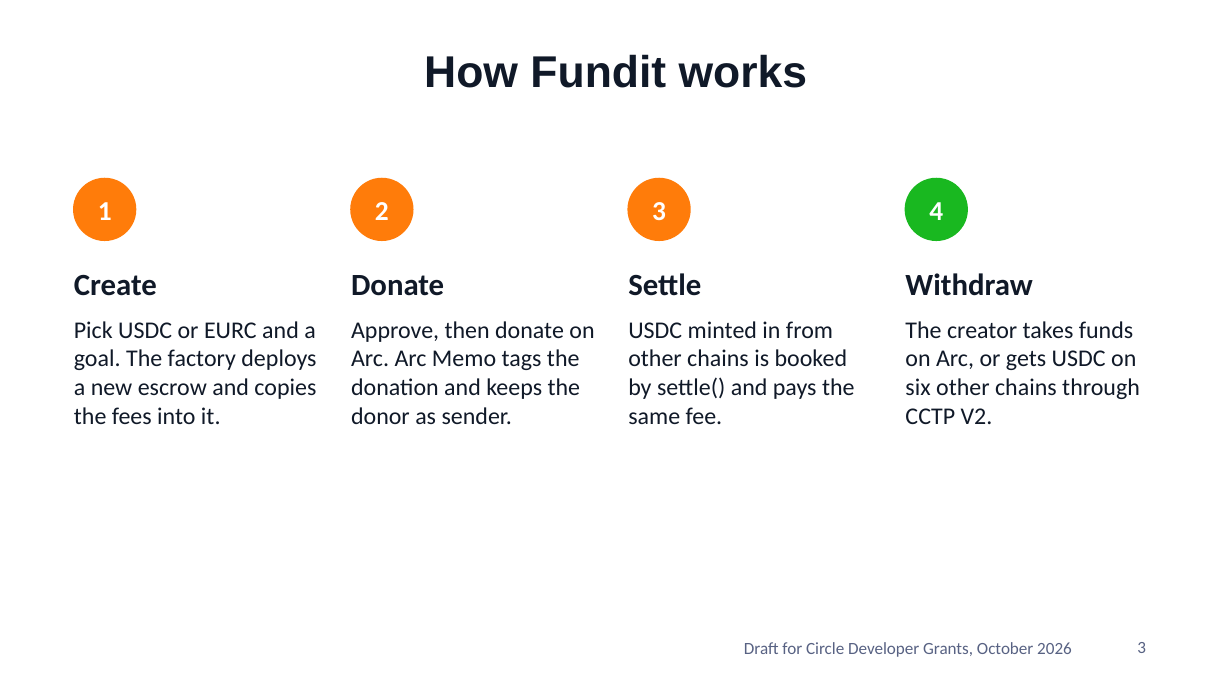
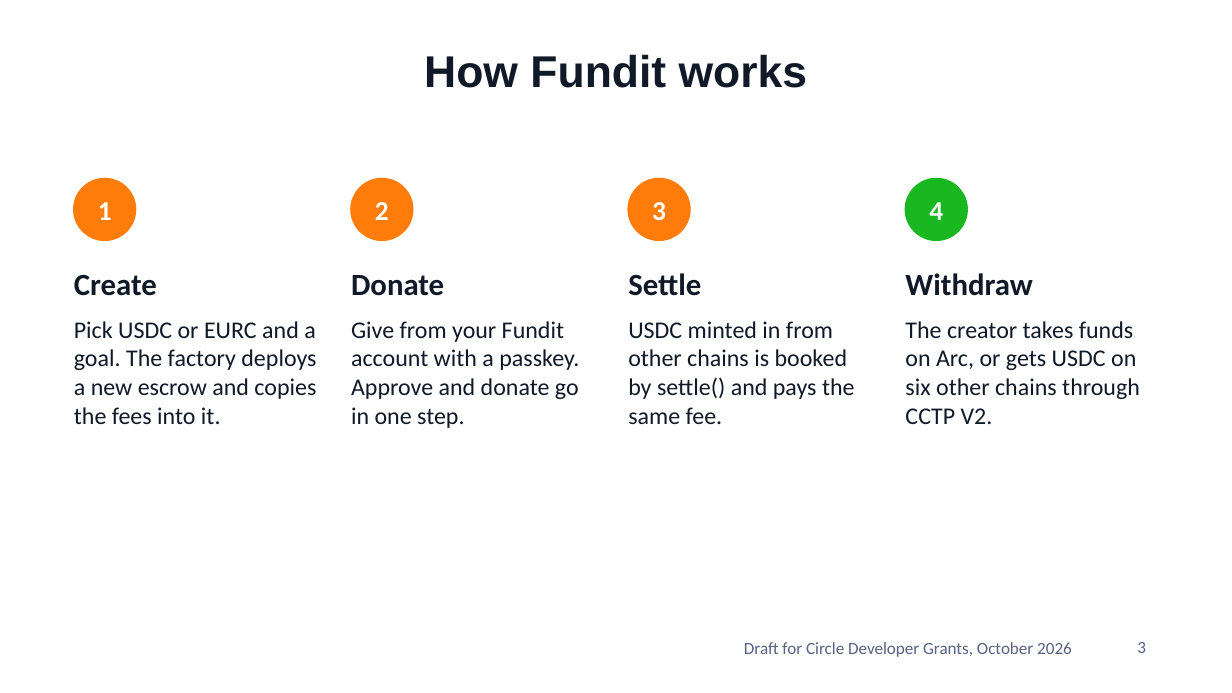
Before and after one commit to xanderslabs/Fundit, a slide deck: slide 3 of docs/fundit-pitch-deck.pptx. Drawn at 1232x693 pixels with LibreOffice and Linux fonts; fonts in the diff are those of the drawing; background and template pictures are left out. Boxes give left, top, right and bottom in pixels: in the first picture for what was removed or moved away, otherwise in the second. Text is boxed around its words. In the diff, an @@ line names an element or a change of style, - is before the commit and + after.

```diff
--- a/docs/fundit-pitch-deck.pptx
+++ b/docs/fundit-pitch-deck.pptx
@@ text at (351,321,579,428): text changed @@
-Approve, then donate on Arc. Arc Memo tags the donation and keeps the donor as sender.
+Give from your Fundit account with a passkey. Approve and donate go in one step.
```
Also in this commit, not shown: 6 other slides changed, 6 other files.
